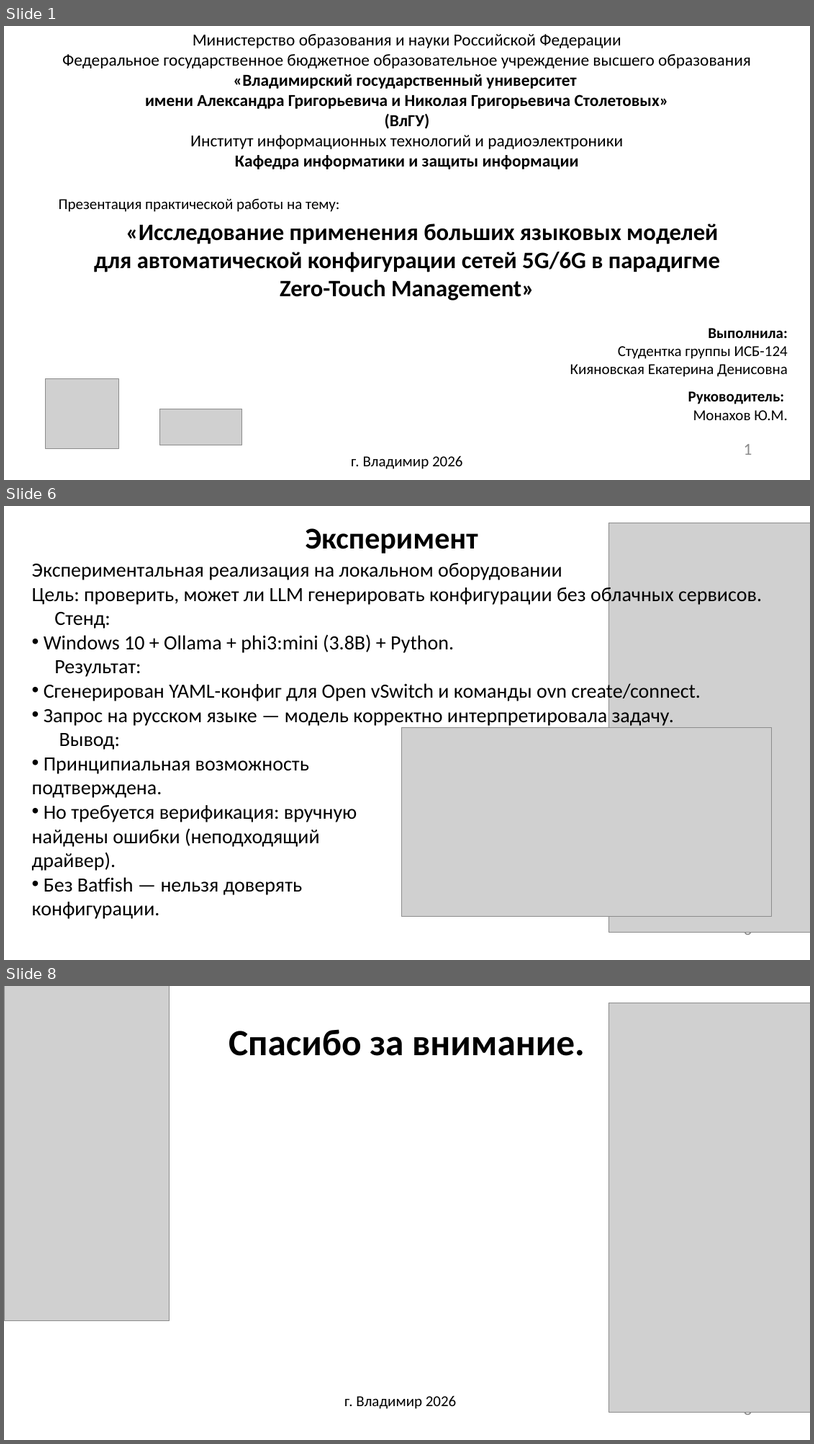
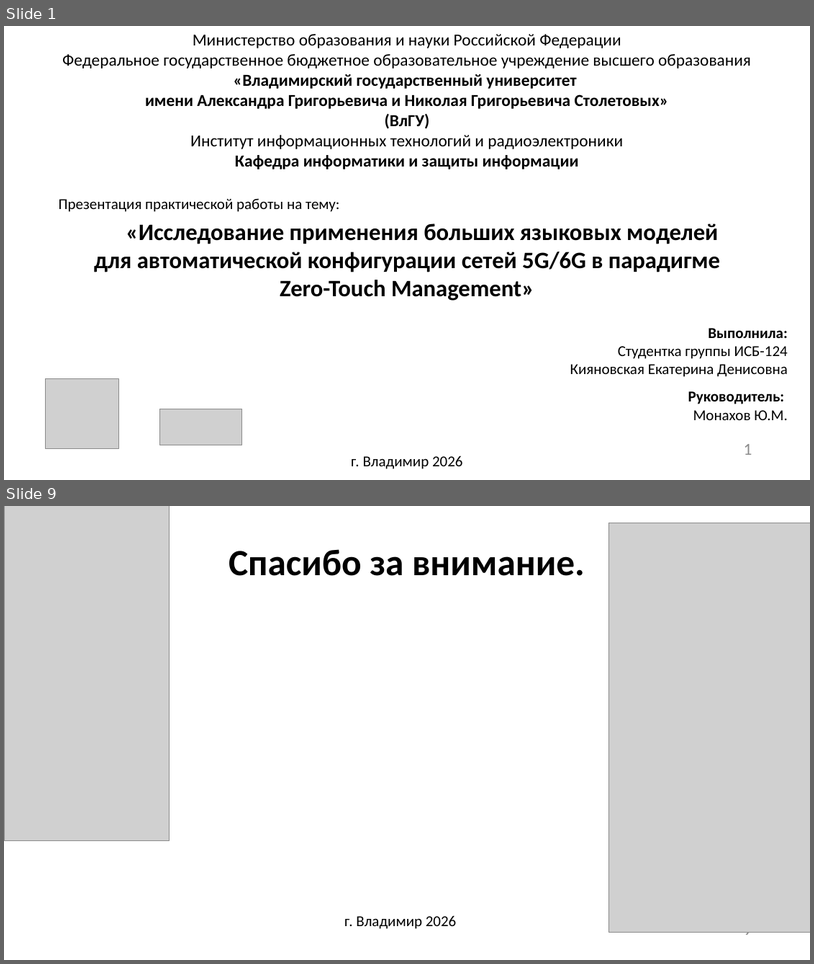
Before and after one commit to Katarsis435/Zero-Touch-Management, a slide deck: презентация.pptx. Shown one above the other, each under a label of ours: slides 1, 6 and 8 before the commit, slides 1 and 9 after it; the slides between them are not shown. The pictures are 814x1444 and 814x964 pixels, drawn with LibreOffice and Linux fonts; fonts in the diff are those of the drawing; grey boxes stand for pictures; background and template pictures are left out. Boxes give left, top, right and bottom in pixels: in the first picture for what was removed or moved away, otherwise in the second. Text is boxed around its words. In the diff, an @@ line names an element or a change of style, - is before the commit and + after.

```diff
--- a/презентация.pptx
+++ b/презентация.pptx
@@ slide 6 removed at box(4, 506, 810, 960), background picture (left out) @@
@@ picture removed at box(609, 523, 810, 932) @@
@@ text removed at box(306, 528, 478, 554) @@
-Эксперимент
@@ text removed at box(32, 563, 762, 919) @@
-Экспериментальная реализация на локальном оборудовании
-Цель: проверить, может ли LLM генерировать конфигурации без облачных сервисов.
-Стенд:
-• Windows 10 + Ollama + phi3:mini (3.8B) + Python.
-Результат:
-• Сгенерирован YAML-конфиг для Open vSwitch и команды ovn create/connect.
-• Запрос на русском языке — модель корректно интерпретировала задачу.
-Вывод:
-• Принципиальная возможность
-подтверждена.
-• Но требуется верификация: вручную
-найдены ошибки (неподходящий
-драйвер).
-• Без Batfish — нельзя доверять
-конфигурации.
@@ picture removed at box(401, 728, 772, 916) @@
@@ page number removed at box(744, 932, 753, 939) @@
-6
@@ what was slide 8 is now slide 9 @@
@@ page number at box(744, 932, 753, 939): text changed @@
-8
+9
```
Also in this commit, not shown: 7 slides added, 5 other slides removed.
